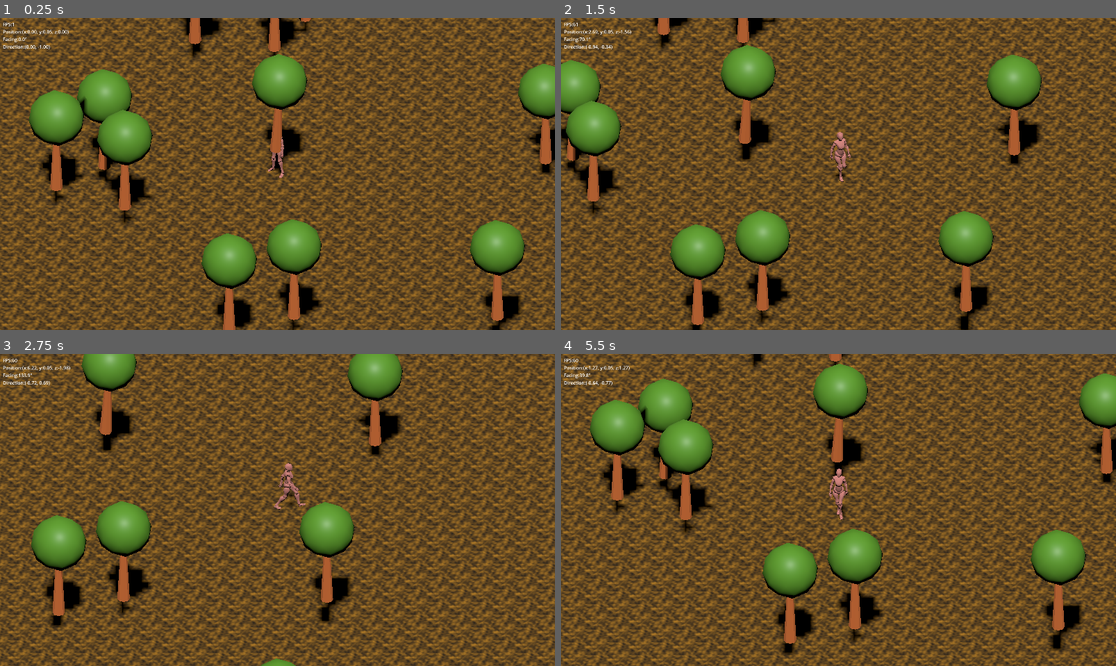
Above: before the commit, frames 1-4 (two rows, left to right).
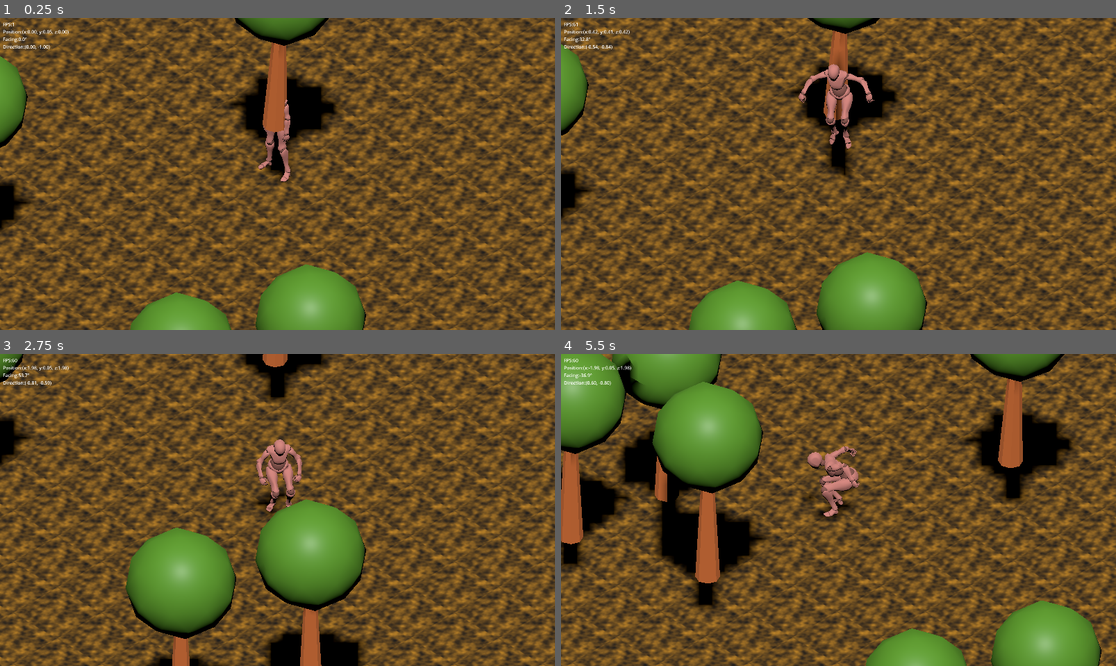
Above: after the commit, the same moments.

Repository: 75912001/sa
Game: Godot game, scene res://scenes/world.tscn
The game is run twice, just before and just after one commit, with the same random seed, the same clock (stepped at 60 frames per second) and the same inputs.
Inputs:
- Up to frame 1 (0.25 s): no input
- Up to frame 2 (1.5 s): hold D 0.53-1.28 s; hold Space 0.53-1.28 s; hold S from 1.28 s (still down); tap Space at 1.35 s
- Up to frame 3 (2.75 s): tap Space at 1.52, 1.82 s; release S at 2.03 s; hold D from 2.03 s (still down); hold Space from 2.03 s (still down)
- Up to frame 4 (5.5 s): release D at 2.78 s; release Space at 2.78 s; hold W 2.78-3.53 s; tap Space at 2.85, 3.02, 3.32, 4.35, 4.52, 4.82 s; hold Space 3.53-4.28 s; hold A 3.53-5.03 s; hold S from 5.03 s (still down); hold Space from 5.03 s (still down)

The runs differ from the first frame. In frame 1, 63% of the frame differs, in the area x 0-100%, y 0-100%; in frame 2, 62%; in frame 3, 60%; in frame 4, 67%.

Commit message:
[feat]创建

Diff:
--- a/scenes/camera.tscn
+++ b/scenes/camera.tscn
@@ -10,5 +10,5 @@
 [node name="Camera3D" type="Camera3D" parent="."]
 transform = Transform3D(0.9999999, 0, 0, 0, 1, 0, 0, 0, 0.9999999, 0, 0, 100)
 projection = 1
-size = 10.0
+size = 5.0
 far = 1000.0
--- a/scenes/player.tscn
+++ b/scenes/player.tscn
@@ -32,11 +32,11 @@
 [sub_resource type="AnimationNodeStateMachine" id="AnimationNodeStateMachine_a8ls1"]
 states/End/position = Vector2(868, 26)
 states/Global_Idle/node = SubResource("AnimationNodeAnimation_y4r1p")
-states/Global_Idle/position = Vector2(346, -42)
+states/Global_Idle/position = Vector2(342, -86)
 states/Global_Jump/node = SubResource("AnimationNodeAnimation_d2wvv")
 states/Global_Jump/position = Vector2(351, 148)
 states/Global_Walking/node = SubResource("AnimationNodeAnimation_3v2ag")
-states/Global_Walking/position = Vector2(358, 57)
+states/Global_Walking/position = Vector2(599, -47)
 states/Start/position = Vector2(172, 4)
 graph_offset = Vector2(0, -150.14261)
 
@@ -50,59 +50,59 @@
 [node name="YPlayer" parent="." instance=ExtResource("2_qlg0r")]
 
 [node name="Skeleton3D" parent="YPlayer" index="0"]
-bones/0/position = Vector3(0.006137886, 1.0167966, 0.013260785)
-bones/0/rotation = Quaternion(0.0004730416, 0.08762152, -0.041230742, 0.9953002)
-bones/1/rotation = Quaternion(-0.05754401, -0.009460969, 0.029411502, 0.99786484)
-bones/2/rotation = Quaternion(0.014301606, -0.020813517, 0.004076738, 0.9996728)
-bones/3/rotation = Quaternion(-0.012669327, -0.02006025, 1.2414287e-05, 0.9997186)
-bones/4/rotation = Quaternion(-0.029294604, -0.009210775, -0.009476413, 0.99948347)
-bones/5/rotation = Quaternion(-0.011859458, -0.03361158, -0.0009907474, 0.99936414)
-bones/7/rotation = Quaternion(-0.5319773, 0.5256374, -0.5295761, -0.40031806)
-bones/8/rotation = Quaternion(0.5486774, -0.19365601, 0.053360574, 0.8115437)
-bones/9/rotation = Quaternion(8.7766615e-08, -5.97005e-08, -0.2799695, 0.9600089)
-bones/10/rotation = Quaternion(0.050462265, -0.22212304, -0.06346482, 0.9716415)
-bones/11/rotation = Quaternion(0.12313132, -0.07374642, -0.14626978, 0.9787775)
-bones/12/rotation = Quaternion(-0.092224225, -0.08100013, 0.06337987, 0.9904124)
-bones/13/rotation = Quaternion(0.035288133, 0.0861093, -0.12089938, 0.9882932)
-bones/15/rotation = Quaternion(0.09381325, 0.0074565895, -0.0077420343, 0.9955318)
-bones/16/rotation = Quaternion(0.23102747, 0.0014412063, 0.030098118, 0.9724806)
-bones/17/rotation = Quaternion(0.15155299, 0.002228918, 0.00487316, 0.9884346)
-bones/19/rotation = Quaternion(0.19931328, 0.007008524, 0.070774384, 0.97735167)
-bones/20/rotation = Quaternion(0.32513598, 0.0026806141, 0.039402477, 0.9448422)
-bones/21/rotation = Quaternion(0.26763648, 0.00028162324, 0.027775291, 0.9631195)
-bones/23/rotation = Quaternion(0.34844106, 0.016073039, 0.07467753, 0.9342129)
-bones/24/rotation = Quaternion(0.20601991, -0.0014207662, 0.023440566, 0.97826606)
-bones/25/rotation = Quaternion(0.17549825, 0.0014450145, 0.0016035336, 0.9844774)
-bones/27/rotation = Quaternion(0.38127887, 0.014408354, 0.091052145, 0.9198523)
-bones/28/rotation = Quaternion(0.4145832, 0.0029082592, 0.040222272, 0.90911746)
-bones/29/rotation = Quaternion(0.36863887, 0.011447877, 0.019901881, 0.9292891)
-bones/31/rotation = Quaternion(0.60310054, 0.5166665, -0.3930154, 0.4635348)
-bones/32/rotation = Quaternion(0.6001018, 0.048089255, 0.043592412, 0.797286)
-bones/33/rotation = Quaternion(-1.9748693e-08, -2.3663727e-08, 0.31154823, 0.95023036)
-bones/34/rotation = Quaternion(-0.016073784, 0.16176434, 0.17854221, 0.9704105)
-bones/35/rotation = Quaternion(0.11252292, 0.22130372, 0.129047, 0.9600574)
-bones/36/rotation = Quaternion(0.03687774, -0.18817943, -0.08206332, 0.97800523)
-bones/37/rotation = Quaternion(0.043328166, 0.099641286, 0.051376745, 0.99275106)
-bones/39/rotation = Quaternion(-0.0348559, 0.003862818, -0.030425822, 0.99892163)
-bones/40/rotation = Quaternion(0.14614122, -0.0008527846, -0.02161933, 0.9890272)
-bones/41/rotation = Quaternion(0.033598527, -0.00022955964, -0.0015507368, 0.9994343)
-bones/43/rotation = Quaternion(0.14271975, -0.004319248, -0.066553324, 0.9875136)
-bones/44/rotation = Quaternion(0.23405276, -0.0018434786, -0.030457096, 0.97174495)
-bones/45/rotation = Quaternion(0.13900456, 0.00010742811, -0.016287347, 0.9901578)
-bones/47/rotation = Quaternion(0.29446575, -0.013351441, -0.068950556, 0.9530779)
-bones/48/rotation = Quaternion(0.14920944, 0.00103416, -0.01781248, 0.9886447)
-bones/49/rotation = Quaternion(0.109570354, 0.0014322842, -0.010796313, 0.9939194)
-bones/51/rotation = Quaternion(0.26491696, -0.0020207814, -0.12169041, 0.9565597)
-bones/52/rotation = Quaternion(0.2510641, -0.0017627224, -0.023708522, 0.96767855)
-bones/53/rotation = Quaternion(0.0586311, -0.00013176117, -0.0133692045, 0.9981903)
-bones/55/rotation = Quaternion(-0.10505408, 0.09297344, 0.9858889, -0.09133819)
-bones/56/rotation = Quaternion(-0.1881374, -0.013639304, -0.014943348, 0.9819343)
-bones/57/rotation = Quaternion(0.5165588, 0.025360264, -0.05508632, 0.8541015)
-bones/58/rotation = Quaternion(0.35794157, 1.6273114e-08, -7.888233e-09, 0.9337441)
-bones/60/rotation = Quaternion(-0.0025973932, 0.204885, 0.97831285, -0.030320914)
-bones/61/rotation = Quaternion(-0.56204426, 0.014753677, 0.06126269, 0.82470334)
-bones/62/rotation = Quaternion(0.44802165, -0.0070579196, -0.0110894805, 0.893926)
-bones/63/rotation = Quaternion(0.34809414, -4.774865e-09, 6.680512e-09, 0.9374596)
+bones/0/position = Vector3(-0.0021351431, 1.0274653, 0.006923494)
+bones/0/rotation = Quaternion(0.0438112, -0.032733764, -0.0040634577, 0.9984952)
+bones/1/rotation = Quaternion(-0.09652312, 0.004208823, 0.0028284856, 0.9953178)
+bones/2/rotation = Quaternion(0.018766696, 0.0076427087, 0.0008498654, 0.99979436)
+bones/3/rotation = Quaternion(0.03166194, 0.007637579, 0.00073428784, 0.99946916)
+bones/4/rotation = Quaternion(-0.10274228, -0.011018503, 0.01901933, 0.9944651)
+bones/5/rotation = Quaternion(0.04107838, 0.03004464, -0.004021466, 0.998696)
+bones/7/rotation = Quaternion(-0.6327212, 0.45771897, -0.49668005, -0.37876922)
+bones/8/rotation = Quaternion(0.5048031, -0.036037266, -0.12523411, 0.8533414)
+bones/9/rotation = Quaternion(3.1987806e-08, -1.0656353e-07, -0.0645895, 0.997912)
+bones/10/rotation = Quaternion(0.071224086, -0.08971117, 0.00479203, 0.9934064)
+bones/11/rotation = Quaternion(0.1853242, 0.18380001, -0.15027292, 0.95356727)
+bones/12/rotation = Quaternion(-0.059279587, -0.06290664, 0.20323631, 0.975307)
+bones/13/rotation = Quaternion(-0.16742502, -0.100982256, 0.042753045, 0.97976714)
+bones/15/rotation = Quaternion(0.15927546, 0.0023759932, 0.027014632, 0.98686165)
+bones/16/rotation = Quaternion(0.24848257, -3.6359447e-11, 0.020243533, 0.96842486)
+bones/17/rotation = Quaternion(0.13578321, 3.0463706e-08, 0.011061999, 0.9906768)
+bones/19/rotation = Quaternion(0.18438466, 0.008005659, 0.0091274865, 0.98277926)
+bones/20/rotation = Quaternion(0.31436244, 7.898781e-08, 0.025610697, 0.9489576)
+bones/21/rotation = Quaternion(0.24440128, 3.1846913e-08, 0.019910948, 0.9694698)
+bones/23/rotation = Quaternion(0.33007336, 0.015452389, 0.01917897, 0.9436339)
+bones/24/rotation = Quaternion(0.19584045, -2.392337e-08, 0.015954819, 0.980506)
+bones/25/rotation = Quaternion(0.18328525, 4.176037e-08, 0.014931991, 0.98294646)
+bones/27/rotation = Quaternion(0.33811453, 0.022661062, 0.0006074246, 0.940832)
+bones/28/rotation = Quaternion(0.25550693, -2.3283084e-09, 0.020815829, 0.9665832)
+bones/29/rotation = Quaternion(0.11874862, -1.921581e-08, 0.009674277, 0.99287724)
+bones/31/rotation = Quaternion(0.6102693, 0.47415724, -0.5105223, 0.3769793)
+bones/32/rotation = Quaternion(0.4875813, 0.1592405, 0.16383687, 0.8426533)
+bones/33/rotation = Quaternion(1.4189862e-08, -3.1512773e-08, 0.109166935, 0.99402344)
+bones/34/rotation = Quaternion(0.07471837, 0.014220119, 0.0139437355, 0.9970059)
+bones/35/rotation = Quaternion(0.094307974, -0.011625468, 0.2786622, 0.9556769)
+bones/36/rotation = Quaternion(-0.015716426, 0.035764426, -0.27640748, 0.96024626)
+bones/37/rotation = Quaternion(-0.018219402, 0.042663462, -0.004662616, 0.9989126)
+bones/39/rotation = Quaternion(0.20511056, -0.0039669406, -0.039383516, 0.9779382)
+bones/40/rotation = Quaternion(0.2743517, -3.8900697e-07, -0.028114717, 0.9612184)
+bones/41/rotation = Quaternion(0.1715951, -2.9869972e-07, -0.017584555, 0.9850107)
+bones/43/rotation = Quaternion(0.21688597, 0.004401454, -0.07917989, 0.9729706)
+bones/44/rotation = Quaternion(0.35652336, -5.6144376e-07, -0.036535326, 0.9335719)
+bones/45/rotation = Quaternion(0.20130783, -3.2194177e-07, -0.020629322, 0.97931087)
+bones/47/rotation = Quaternion(0.29731417, 0.003415105, -0.07884132, 0.95151293)
+bones/48/rotation = Quaternion(0.30552477, -4.0013123e-07, -0.031309232, 0.9516693)
+bones/49/rotation = Quaternion(0.21300007, -2.4336413e-07, -0.021827638, 0.9768083)
+bones/51/rotation = Quaternion(0.38198638, -0.014203224, -0.11453727, 0.9169329)
+bones/52/rotation = Quaternion(0.24085554, -3.352032e-07, -0.024682054, 0.9702472)
+bones/53/rotation = Quaternion(0.087539054, -1.4394769e-07, -0.008970652, 0.9961208)
+bones/55/rotation = Quaternion(-0.07780133, 0.09926776, 0.99031806, 0.057991244)
+bones/56/rotation = Quaternion(-0.090148486, -0.010755754, -0.024861684, 0.99555993)
+bones/57/rotation = Quaternion(0.4545495, 0.037829723, 0.07636387, 0.8866354)
+bones/58/rotation = Quaternion(0.33303493, 0.002314601, 0.000784925, 0.9429114)
+bones/60/rotation = Quaternion(0.11453183, 0.09463703, 0.9860186, -0.07545692)
+bones/61/rotation = Quaternion(-0.112118214, -0.041698392, 0.020061519, 0.9926169)
+bones/62/rotation = Quaternion(0.46749288, -0.0382015, -0.076481216, 0.8798533)
+bones/63/rotation = Quaternion(0.33362162, -0.0028110517, -0.000982835, 0.94270235)
 
 [node name="AnimationPlayer" parent="YPlayer" index="1"]
 libraries = {
--- a/src/player.gd
+++ b/src/player.gd
@@ -2,10 +2,15 @@
 
 const SPEED = 4.0 # 移动速度
 const ROTATION_SPEED = 6.0 # 转身速度
-
+const JUMP_VELOCITY = 2.9 # 跳跃初速度
+const JUMP_SQUAT_TIME = 0.8 # 下蹲蓄力时间（秒） 空中时间 [0.8-1.4]
 
 @onready var animation_tree = $AnimationTree
 @onready var state_machine = animation_tree.get("parameters/playback")
+
+var is_jumping := false
+var jump_requested := false # 是否请求了跳跃（等待蓄力）
+var current_anim_state := "" # 当前动画状态，避免重复切换
 
 func _ready() -> void:
 	# 强制激活动画树，防止编辑器中未勾选 Active 导致 T-pose
@@ -32,7 +37,11 @@
 	# 这样按 W 才是往屏幕上方走
 	direction = direction.rotated(Vector3.UP, deg_to_rad(45))
 
-	if direction:
+	# 蓄力时不能移动
+	if jump_requested:
+		velocity.x = 0
+		velocity.z = 0
+	elif direction:
 		# 移动
 		velocity.x = direction.x * SPEED
 		velocity.z = direction.z * SPEED
@@ -45,13 +54,37 @@
 		velocity.x = move_toward(velocity.x, 0, SPEED)
 		velocity.z = move_toward(velocity.z, 0, SPEED)
 
+	# 跳跃：空格键（带蓄力延迟）
+	if Input.is_key_pressed(KEY_SPACE) and is_on_floor() and not jump_requested and not is_jumping:
+		jump_requested = true
+		current_anim_state = "Global_Jump"
+		state_machine.travel("Global_Jump")
+		# 等待下蹲动画后再施加跳跃力
+		await get_tree().create_timer(JUMP_SQUAT_TIME).timeout
+		if jump_requested: # 确保还在跳跃状态
+			velocity.y = JUMP_VELOCITY
+			is_jumping = true
+			jump_requested = false
+
 	# 4. 处理重力
 	if not is_on_floor():
 		velocity += get_gravity() * delta
+	else:
+		if is_jumping: # 刚落地
+			is_jumping = false
+			jump_requested = false
 
 	move_and_slide()
 
-	if velocity.length() > 0.1: # 如果在移动
-		state_machine.travel("Global_Walking")
+	# 动画状态切换（只在状态改变时才切换，避免闪烁）
+	var target_state := ""
+	if jump_requested or is_jumping or not is_on_floor():
+		target_state = "Global_Jump"
+	elif velocity.length() > 0.1: # 如果在移动
+		target_state = "Global_Walking"
 	else:
-		state_machine.travel("Global_Idle")
+		target_state = "Global_Idle"
+
+	if target_state != current_anim_state:
+		current_anim_state = target_state
+		state_machine.travel(target_state)
